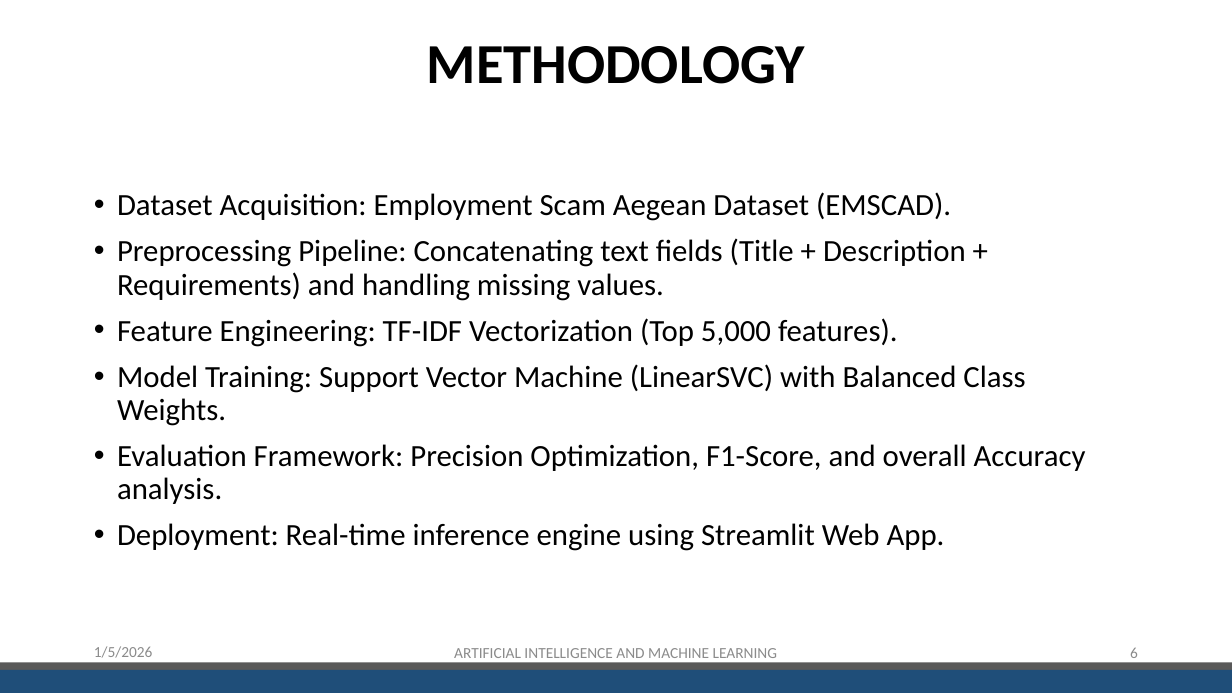
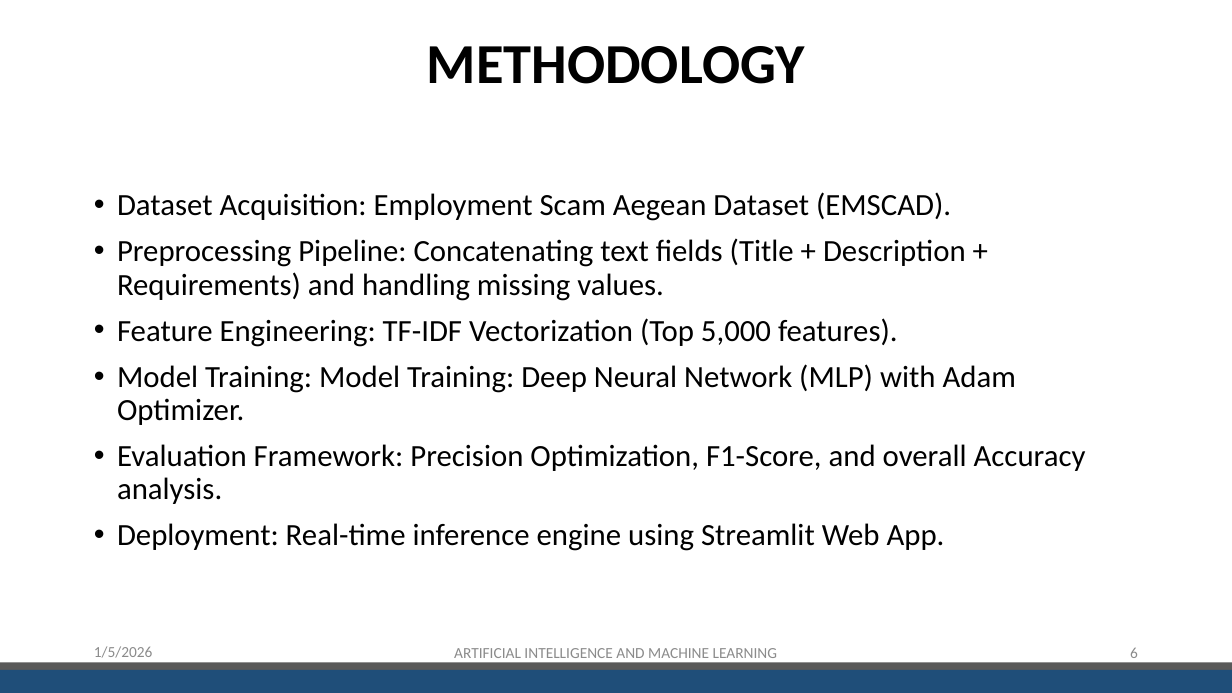
Before and after one commit to RajeevRayagada/fake-job-detection, a slide deck: slide 6 of SecondReview.pptx. Drawn at 1232x693 pixels with LibreOffice and Linux fonts; fonts in the diff are those of the drawing; background and template pictures are left out. Boxes give left, top, right and bottom in pixels: in the first picture for what was removed or moved away, otherwise in the second. Text is boxed around its words. In the diff, an @@ line names an element or a change of style, - is before the commit and + after.

Commit message:
Upgrade to V3.0: Migrated from SVM to MLP (Deep Neural Network) | 98.43% Accuracy

```diff
--- a/SecondReview.pptx
+++ b/SecondReview.pptx
@@ text at bbox=[117, 364, 1016, 425]: text changed @@
-• Model Training: Support Vector Machine (LinearSVC) with Balanced Class Weights.
+• Model Training: Model Training: Deep Neural Network (MLP) with Adam Optimizer.
```
Also in this commit, not shown: 5 other slides changed, 3 other files.
